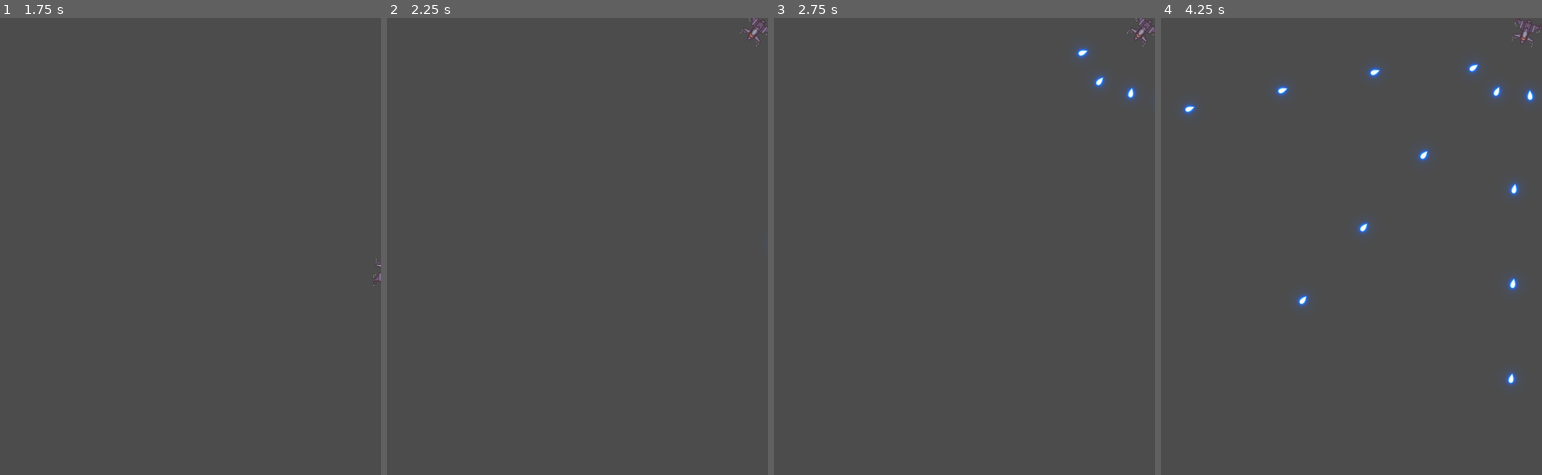
Above: before the commit, frames 1-4 (left to right).
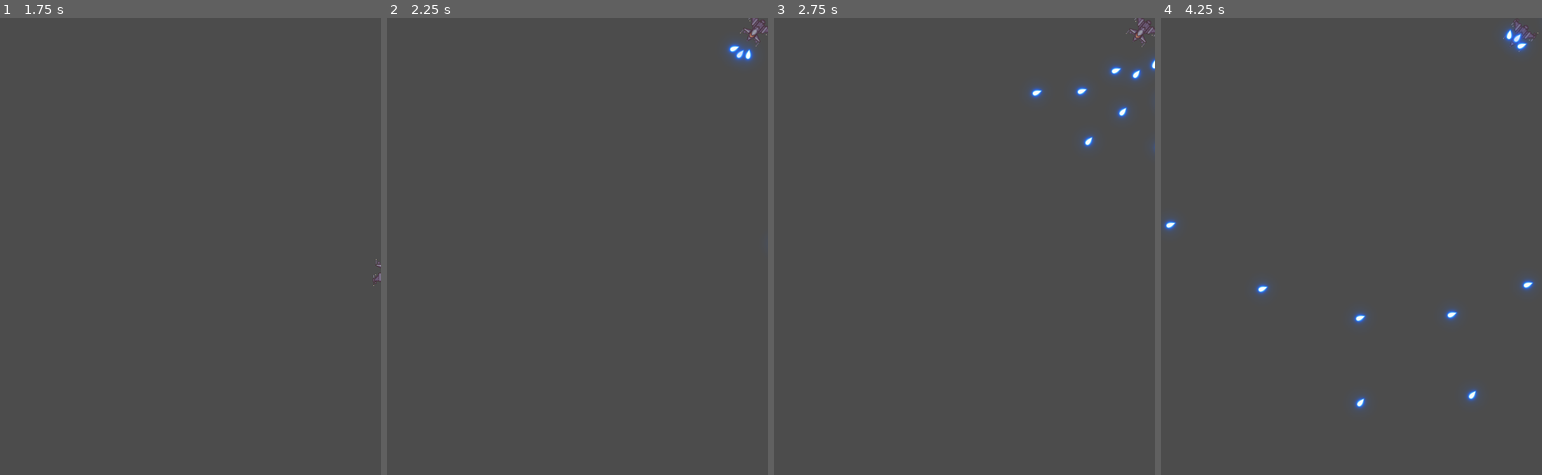
Above: after the commit, the same moments.

Repository: bondrewd0/Pv3-Final
Game: Godot game, scene res://Scenes/TestLevel.tscn
Same seed, same stepped clock (60 frames per second), same inputs: the game is played once before the commit and once after it.
Inputs (mouse positions are in pixels of both pictures, inside the frame that each line leads up to):
- Up to frame 1 (1.75 s): tap Enter at 0.5 s; move the mouse to (274, 223) at 0.52 s; press the mouse at (274, 223) at 0.53 s; hold D (Right) 0.53-1.28 s; move the mouse to (114, 269) at 1.27 s; release the mouse at (114, 269) at 1.28 s; hold S (Down) from 1.28 s (still down); click (114, 269) at 1.35 s
- Up to frame 2 (2.25 s): tap Space at 2 s; move the mouse to (615, 145) at 2.02 s; release S (Down) at 2.03 s; press the mouse at (615, 145) at 2.03 s; hold D (Right) from 2.03 s (still down)
- Up to frame 3 (2.75 s): keep holding D (Right)
- Up to frame 4 (4.25 s): move the mouse to (1332, 337) at 2.77 s; release D (Right) at 2.78 s; release the mouse at (1332, 337) at 2.78 s; hold W (Up) 2.78-3.53 s; click (1332, 337) at 2.85 s; move the mouse to (1465, 315) at 3.52 s; press the mouse at (1465, 315) at 3.53 s; hold A (Left) from 3.53 s (still down)

Frame 1 is identical in both runs. In frame 2, 0.3% of the frame differs, in the area x 89-99%, y 3-10%; in frame 3, 1.0%; in frame 4, 2.2%, in the area x 0-100%, y 0-86%.

Commit message:
reworked splash pattern

Diff:
--- a/Scripts/Enemy.gd
+++ b/Scripts/Enemy.gd
@@ -19,36 +19,41 @@
 var finalPos=Vector2(0,0)
 var moreRefPoints=[
 	Position2D.new(),
+	Position2D.new(),
 	Position2D.new()
 ]
-
+var rotatorRef= Node2D.new()
 # Called when the node enters the scene tree for the first time.
 func _ready():
-	targetRef.position=Vector2(0,-50)
+	moreRefPoints[0].position=Vector2(0,-50)
 	fireRef.start(fireRate)
 	match attackType:
 		0:
-			tween.interpolate_property(self,'position',position,finalPos,10,Tween.TRANS_CIRC,Tween.EASE_IN,0.3)
+			add_child(moreRefPoints[0])
+			tween.interpolate_property(self,'position',position,finalPos,7,Tween.TRANS_CIRC,Tween.EASE_IN)
 		1:
-			tween.interpolate_property(self,'position',position,finalPos,8,Tween.TRANS_CIRC,Tween.EASE_IN)
-		2:
-			moreRefPoints[0].position=Vector2(40,-50)
 			add_child(moreRefPoints[0])
-			moreRefPoints[1].position=Vector2(-40,-50)
-			add_child(moreRefPoints[1])
-			tween.interpolate_property(self,'position',position,finalPos,14,Tween.TRANS_CIRC,Tween.EASE_IN,0.3)
+			tween.interpolate_property(self,'position',position,finalPos,5.5,Tween.TRANS_CIRC,Tween.EASE_IN)
+		2,3:
+			add_child(rotatorRef)
+			rotatorRef.add_child(moreRefPoints[0])
+			moreRefPoints[1].position=Vector2(40,-50)
+			rotatorRef.add_child(moreRefPoints[1])
+			moreRefPoints[2].position=Vector2(-40,-50)
+			rotatorRef.add_child(moreRefPoints[2])
+			tween.interpolate_property(self,'position',position,finalPos,10,Tween.TRANS_CIRC,Tween.EASE_IN)
 	tween.start()
 
 # Called every frame. 'delta' is the elapsed time since the previous frame.
 func _process(_delta):
 	#print(deg2rad(self.rotation))
 	match attackType:
-		0:
+		0,2:
 			_fan_Rotation()
 		1:
 			_lockOn_Player()
-		2:
-			_fan_Rotation()
+		3:
+			_rotate_RefPoints()
 	_out_Of_View()
 
 
@@ -56,7 +61,7 @@
 	var bulletIns=bulletScene.instance()
 	bulletIns.position=bulletSpwan.global_position
 	bulletIns.rotation=self.rotation
-	bulletIns.dir=Vector2(targetRef.global_position.x-self.global_position.x,targetRef.global_position.y-self.global_position.y).normalized()
+	bulletIns.dir=Vector2(moreRefPoints[0].global_position.x-self.global_position.x,moreRefPoints[0].global_position.y-self.global_position.y).normalized()
 	bulletIns.type='EnemyBullet'
 	bulletIns.speed=300
 	get_parent().add_child(bulletIns)
@@ -65,21 +70,21 @@
 	var bulletIns1=bulletScene.instance()
 	bulletIns1.position=bulletSpwan.global_position
 	bulletIns1.rotation=self.rotation
-	bulletIns1.dir=Vector2(targetRef.global_position.x-self.global_position.x,targetRef.global_position.y-self.global_position.y).normalized()
+	bulletIns1.dir=Vector2(moreRefPoints[0].global_position.x-self.global_position.x,moreRefPoints[0].global_position.y-self.global_position.y).normalized()
 	bulletIns1.type='EnemyBullet'
 	bulletIns1.speed=300
 	get_parent().add_child(bulletIns1)
 	var bulletIns2=bulletScene.instance()
 	bulletIns2.position=bulletSpwan.global_position
 	bulletIns2.rotation=self.rotation+0.5
-	bulletIns2.dir=Vector2(moreRefPoints[0].global_position.x-self.global_position.x,moreRefPoints[0].global_position.y-self.global_position.y).normalized()
+	bulletIns2.dir=Vector2(moreRefPoints[1].global_position.x-self.global_position.x,moreRefPoints[1].global_position.y-self.global_position.y).normalized()
 	bulletIns2.type='EnemyBullet'
 	bulletIns2.speed=300
 	get_parent().add_child(bulletIns2)
 	var bulletIns3=bulletScene.instance()
 	bulletIns3.position=bulletSpwan.global_position
 	bulletIns3.rotation=self.rotation-0.5
-	bulletIns3.dir=Vector2(moreRefPoints[1].global_position.x-self.global_position.x,moreRefPoints[1].global_position.y-self.global_position.y).normalized()
+	bulletIns3.dir=Vector2(moreRefPoints[2].global_position.x-self.global_position.x,moreRefPoints[2].global_position.y-self.global_position.y).normalized()
 	bulletIns3.type='EnemyBullet'
 	bulletIns3.speed=300
 	get_parent().add_child(bulletIns3)
@@ -88,7 +93,7 @@
 func _on_Fire_timeout():
 	if attackType==0 ||attackType==1  :
 		_spawn_Normal_Bullets()
-	if attackType==2:
+	if attackType==2 || attackType==3:
 		_spawn_Multiple_Bullets()
 
 
@@ -111,6 +116,9 @@
 		rotate(-0.008)
 	rotation = clamp(rotation, deg2rad(150), deg2rad(220))
 
+func _rotate_RefPoints():
+	rotatorRef.rotate(0.5)
+
 
 func _lockOn_Player():
 	rotation=position.angle_to_point(playerRef.global_position)-deg2rad(90)
@@ -121,3 +129,27 @@
 		queue_free()
 	if(position.y<-20 || position.y>740):
 		queue_free()
+
+
+func _splash_Pattern():
+	var bulletIns1=bulletScene.instance()
+	bulletIns1.position=bulletSpwan.global_position
+	bulletIns1.rotation=rotatorRef.rotation
+	bulletIns1.dir=Vector2(moreRefPoints[0].global_position.x-self.global_position.x,moreRefPoints[0].global_position.y-self.global_position.y).normalized()
+	bulletIns1.type='EnemyBullet'
+	bulletIns1.speed=300
+	get_parent().add_child(bulletIns1)
+	var bulletIns2=bulletScene.instance()
+	bulletIns2.position=bulletSpwan.global_position
+	bulletIns2.rotation=rotatorRef.rotation+0.5
+	bulletIns2.dir=Vector2(moreRefPoints[1].global_position.x-self.global_position.x,moreRefPoints[1].global_position.y-self.global_position.y).normalized()
+	bulletIns2.type='EnemyBullet'
+	bulletIns2.speed=300
+	get_parent().add_child(bulletIns2)
+	var bulletIns3=bulletScene.instance()
+	bulletIns3.position=bulletSpwan.global_position
+	bulletIns3.rotation=rotatorRef.rotation-0.5
+	bulletIns3.dir=Vector2(moreRefPoints[2].global_position.x-self.global_position.x,moreRefPoints[2].global_position.y-self.global_position.y).normalized()
+	bulletIns3.type='EnemyBullet'
+	bulletIns3.speed=300
+	get_parent().add_child(bulletIns3)
--- a/Scripts/LevelManager.gd
+++ b/Scripts/LevelManager.gd
@@ -45,11 +45,11 @@
 func _on_WaveSpawner_timeout():
 	posSelector=int(rand_range(-1,6))
 	_spawn_Enemies()
-	waveTimer.start(10)
+	waveTimer.start(5)
 
 func _spawn_Enemies():
 	var enemyIns=enemyScene.instance()
-	enemyIns.attackType=int(rand_range(-1,3))
+	enemyIns.attackType=int(rand_range(-1,4))
 
 	enemyIns.position=positions[posSelector]
 	match(posSelector):
@@ -66,4 +66,6 @@
 		5:
 			enemyIns.finalPos=Vector2(500,-100)
 	enemyIns.fireRate=0.5
+	if(enemyIns.attackType==3):
+		enemyIns.fireRate=0.2
 	add_child(enemyIns)
